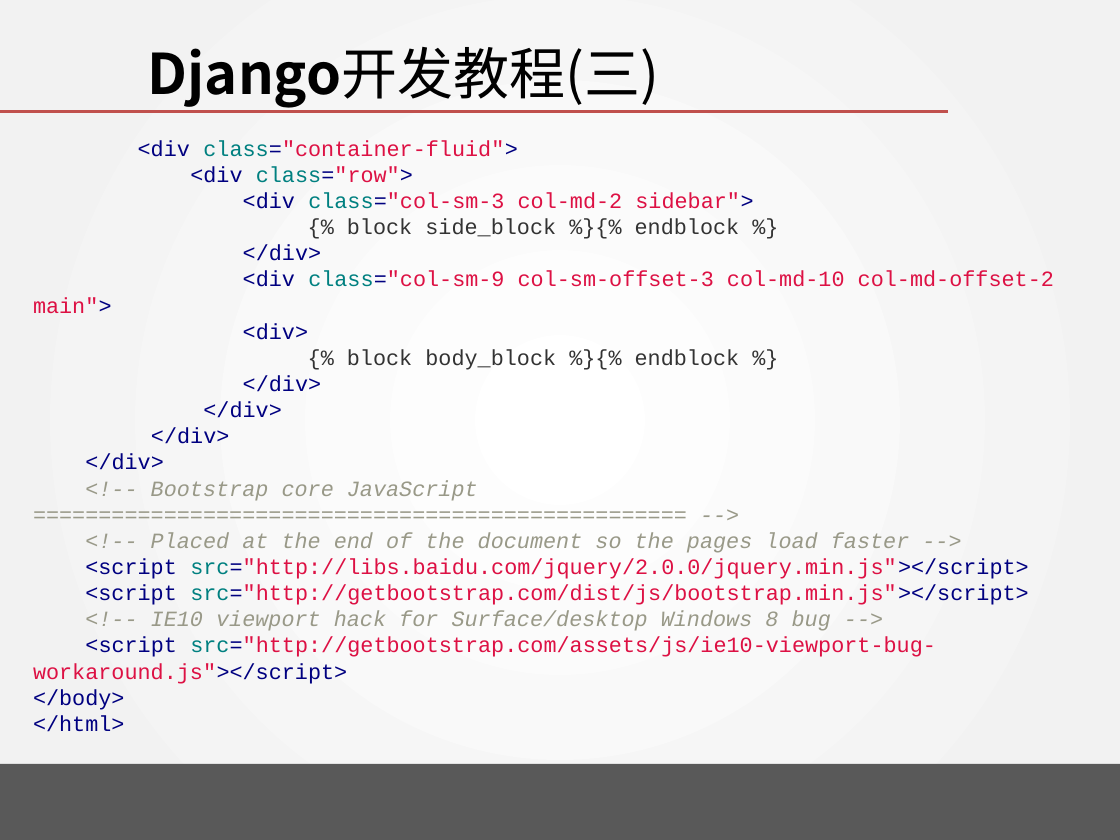
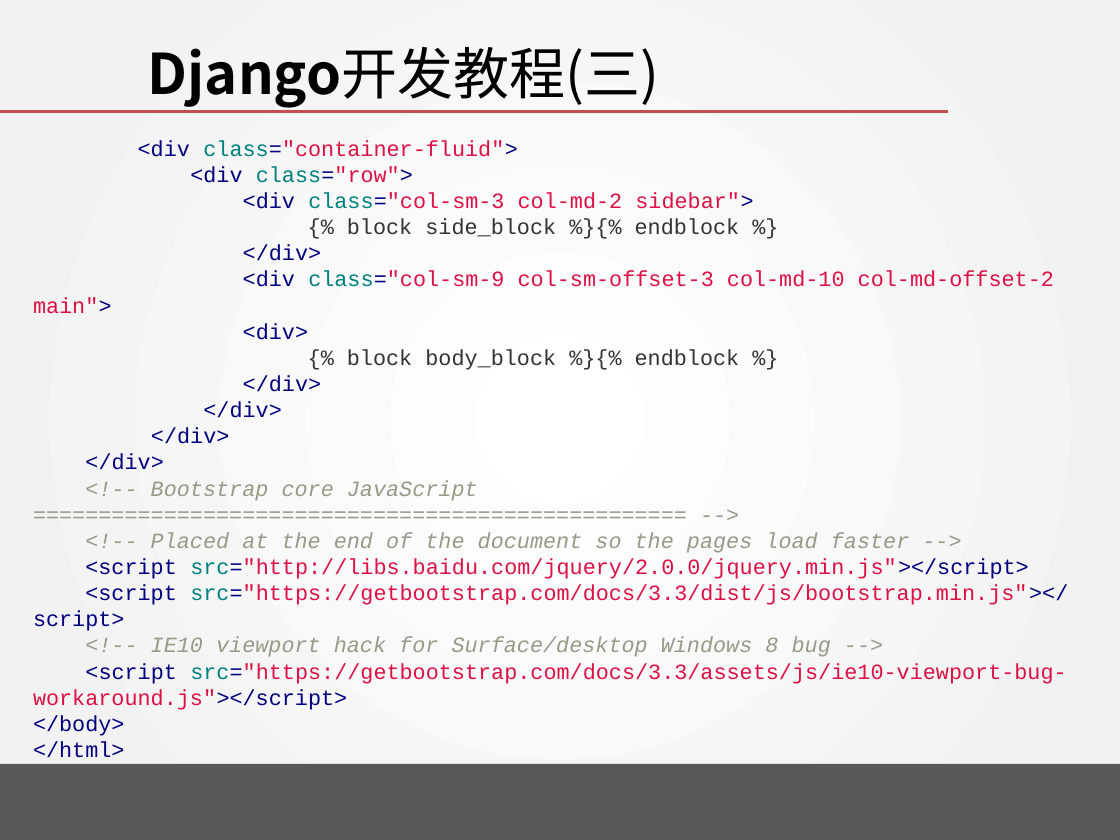
Before and after one commit to wangjin0818/Creative_Experiment_2018, a slide deck: slide 22 of week 06/Tango with Django - III.pptx. Drawn at 1120x840 pixels with LibreOffice and Linux fonts; fonts in the diff are those of the drawing; background and template pictures are left out. Boxes give left, top, right and bottom in pixels: in the first picture for what was removed or moved away, otherwise in the second. Text is boxed around its words. In the diff, an @@ line names an element or a change of style, - is before the commit and + after.

```diff
--- a/week 06/Tango with Django - III.pptx
+++ b/week 06/Tango with Django - III.pptx
@@ text at (33, 585, 1068, 631): text changed @@
-<script src="http://getbootstrap.com/dist/js/bootstrap.min.js"></script>
+<script src="https://getbootstrap.com/docs/3.3/dist/js/bootstrap.min.js"></script>
@@ text at (33, 663, 1066, 710): text changed @@
-<script src="http://getbootstrap.com/assets/js/ie10-viewport-bug-workaround.js"></script>
+<script src="https://getbootstrap.com/docs/3.3/assets/js/ie10-viewport-bug-workaround.js"></script>
```
Also in this commit, not shown: 4 other slides changed.
